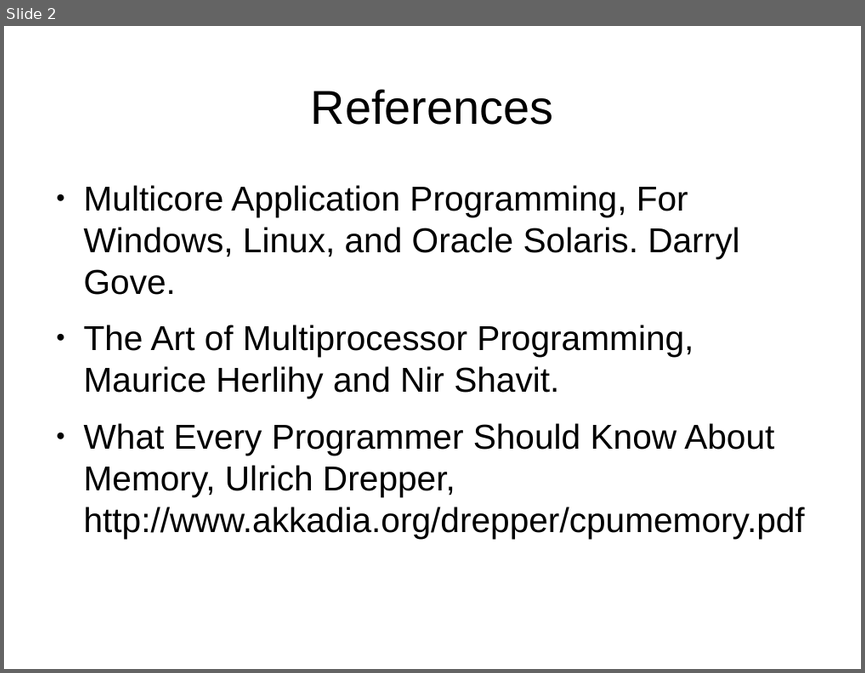
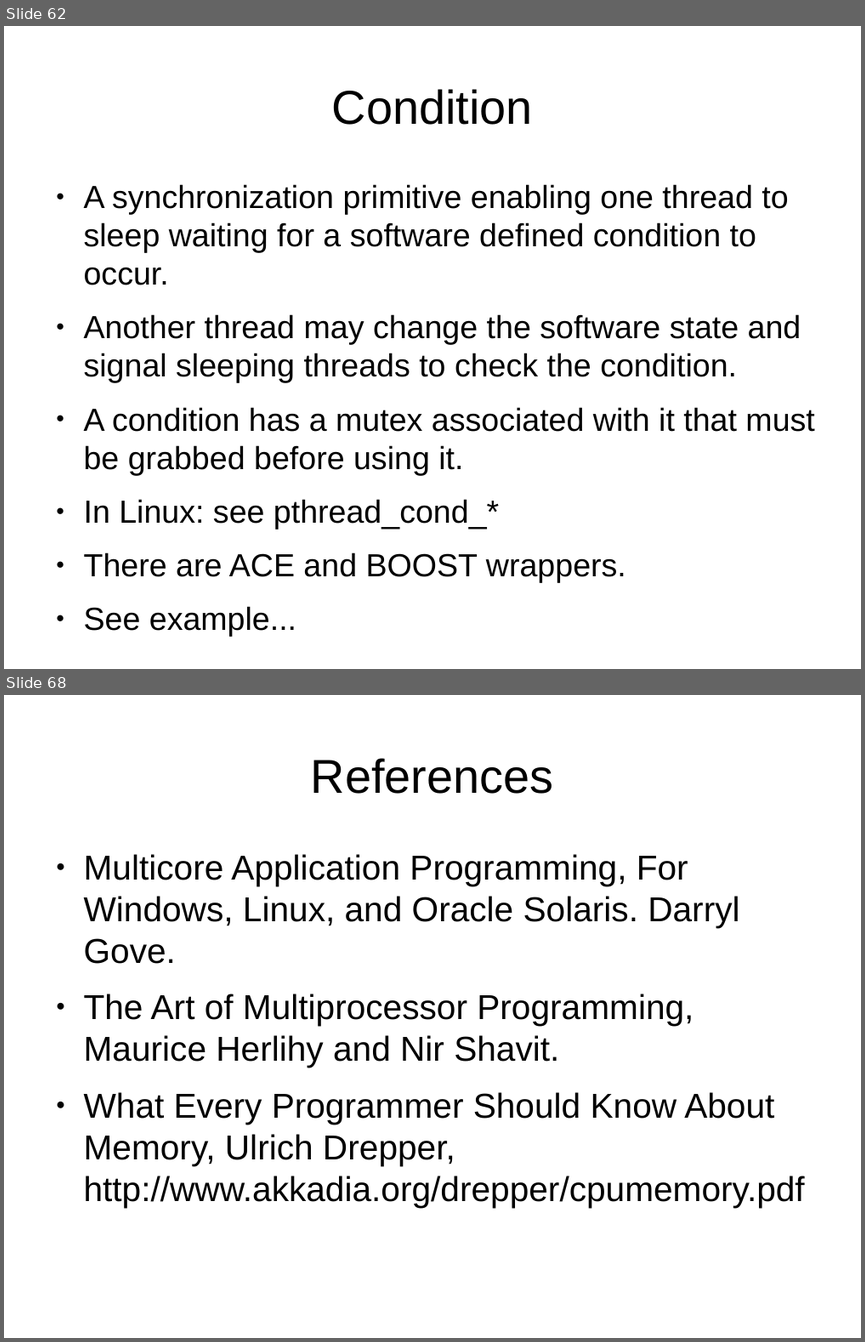
Before and after one commit to veltzer/demos, a slide deck: cpp/multi_core/multicore.odp. Shown one above the other, each under a label of ours: slide 2 before the commit, slides 62 and 68 after it; the slides between them are not shown. The pictures are 865x673 and 865x1342 pixels, drawn with LibreOffice and Linux fonts; fonts in the diff are those of the drawing. Boxes give left, top, right and bottom in pixels: in the first picture for what was removed or moved away, otherwise in the second. Text is boxed around its words. In the diff, an @@ line names an element or a change of style, - is before the commit and + after.

```diff
--- a/cpp/multi_core/multicore.odp
+++ b/cpp/multi_core/multicore.odp
@@ slide 62 added at (4,26,861,669), background #FFFFFF @@
@@ title added at (332,89,533,125), 44 pt, text #000000 @@
+Condition
@@ text added at (84,184,814,582), 29.6 pt, text #000000 @@
+● A synchronization primitive enabling one thread to sleep waiting for a software defined condition to occur.
+● Another thread may change the software state and signal sleeping threads to check the condition.
+● A condition has a mutex associated with it that must be grabbed before using it.
+● In Linux: see pthread_cond_*
+● There are ACE and BOOST wrappers.
+● See example...
@@ what was slide 2 is now slide 68 @@
```
Also in this commit, not shown: 65 other slides added, 1 slide removed, 11 other files.
